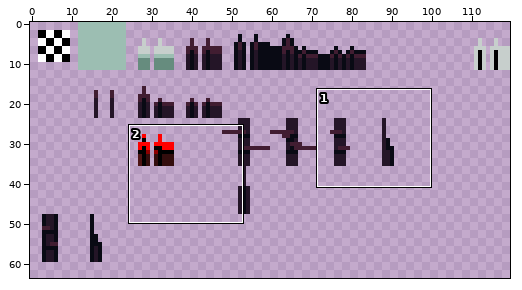
Two states of a sprite sheet, tilesets/ts_spines/output_tileset.png. The first picture is a wide view before the edit; the outline marks the close-up.
Close-up. First the earlier version:
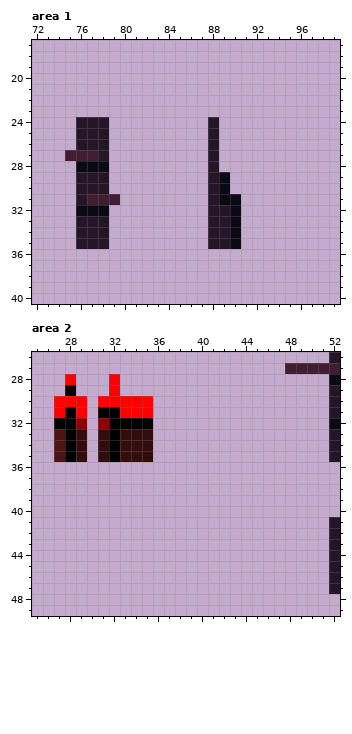
The file is 120x132 pixels. Shown: area 1: x 72..99, y 17..40; area 2: x 25..52, y 26..49. The wide view leaves out empty margins.
New version:
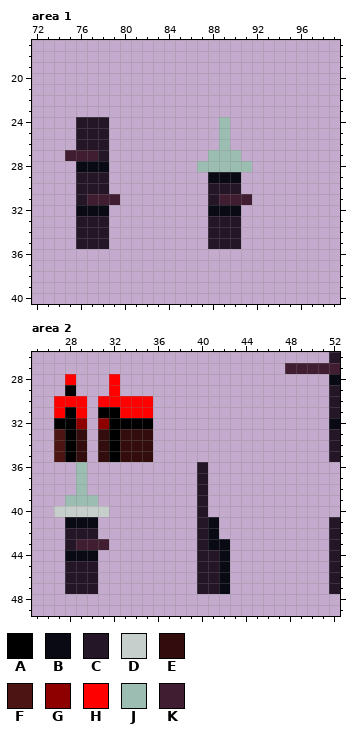
Palette (. is transparent): A #000000  B #090a14  C #241527  D #c7cfcc  E #330d0d  F #4d1414  G #8e0000  H #ff0000  J #9cbeb2  K #411d31
Change:
{"where": "area 1"}
{"y":24,"x":88,"old":"C.","new":".J"}
{"y":25,"x":88,"old":"C.","new":".J"}
{"y":26,"x":88,"old":"C.","new":".J"}
{"y":27,"x":88,"old":"C..","new":"JJJ"}
{"y":28,"x":87,"old":".C...","new":"JJJJJ"}
{"y":29,"x":88,"old":"C","new":"B"}
{"y":29,"x":90,"old":".","new":"B"}
{"y":30,"x":89,"old":"B.","new":"CC"}
{"y":31,"x":89,"old":"BB.","new":"KKK"}
{"y":32,"x":88,"old":"CC","new":"BB"}
{"y":33,"x":90,"old":"B","new":"C"}
{"y":34,"x":90,"old":"B","new":"C"}
{"y":35,"x":90,"old":"B","new":"C"}
{"where": "area 2"}
{"y":36,"x":29,"old":".","new":"J"}
{"y":36,"x":40,"old":".","new":"C"}
{"y":37,"x":29,"old":".","new":"J"}
{"y":37,"x":40,"old":".","new":"C"}
{"y":38,"x":29,"old":".","new":"J"}
{"y":38,"x":40,"old":".","new":"C"}
{"y":39,"x":28,"old":"...","new":"JJJ"}
{"y":39,"x":40,"old":".","new":"C"}
{"y":40,"x":27,"old":".....","new":"DDDDD"}
{"y":40,"x":40,"old":".","new":"C"}
{"y":41,"x":28,"old":"...","new":"BBB"}
{"y":41,"x":40,"old":"..","new":"CB"}
{"y":42,"x":28,"old":"...","new":"CCC"}
{"y":42,"x":40,"old":"..","new":"CB"}
{"y":43,"x":28,"old":"....","new":"CKKK"}
{"y":43,"x":40,"old":"...","new":"CBB"}
{"y":44,"x":28,"old":"...","new":"BBB"}
{"y":44,"x":40,"old":"...","new":"CCB"}
{"y":45,"x":28,"old":"...","new":"CCC"}
{"y":45,"x":40,"old":"...","new":"CCB"}
{"y":46,"x":28,"old":"...","new":"CCC"}
{"y":46,"x":40,"old":"...","new":"CCB"}
{"y":47,"x":28,"old":"...","new":"CCC"}
{"y":47,"x":40,"old":"...","new":"CCB"}
{"label":"changed","picture_box":[197,117,252,249]}
{"label":"added","picture_box":[54,462,109,594]}
{"label":"added","picture_box":[197,462,230,594]}
